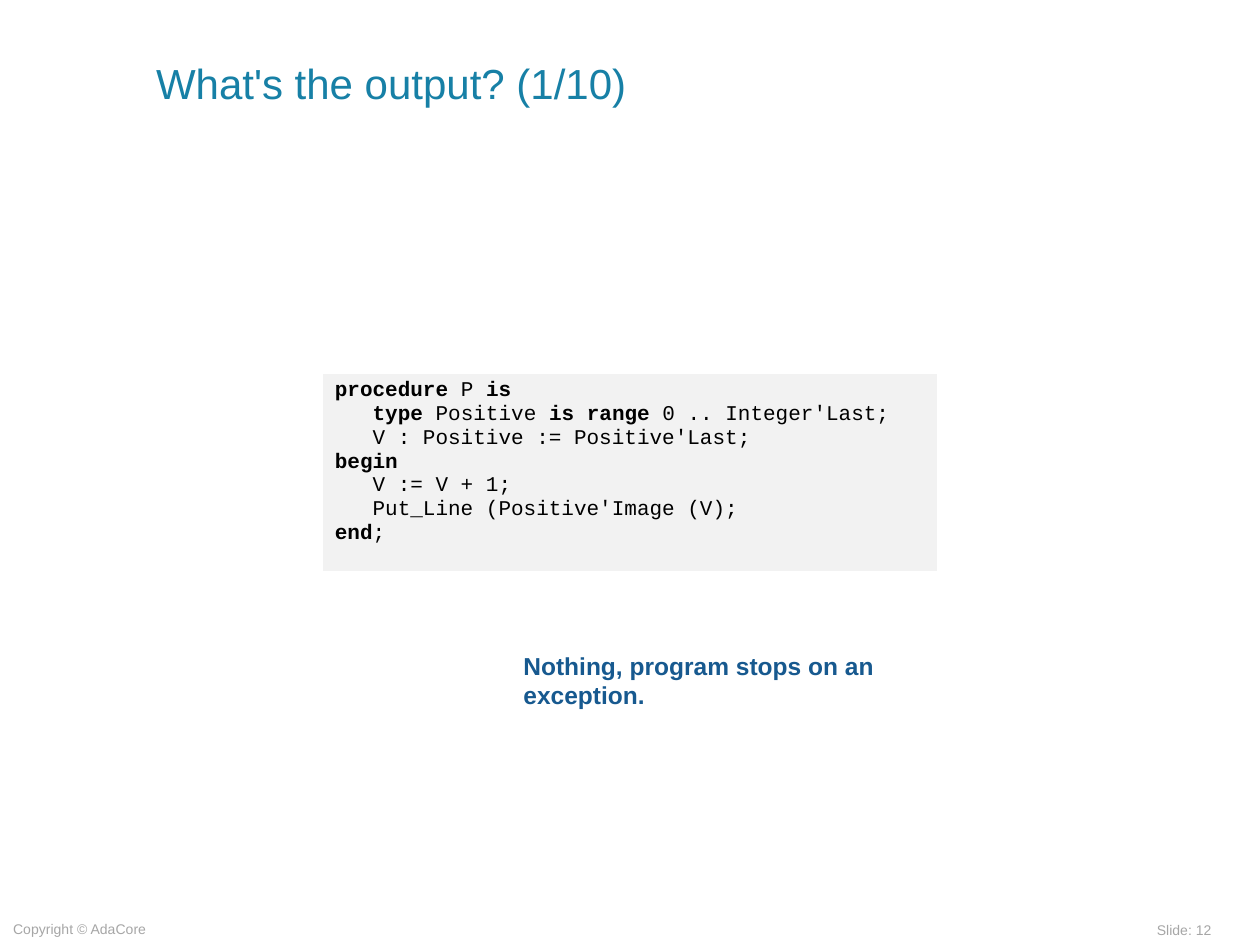
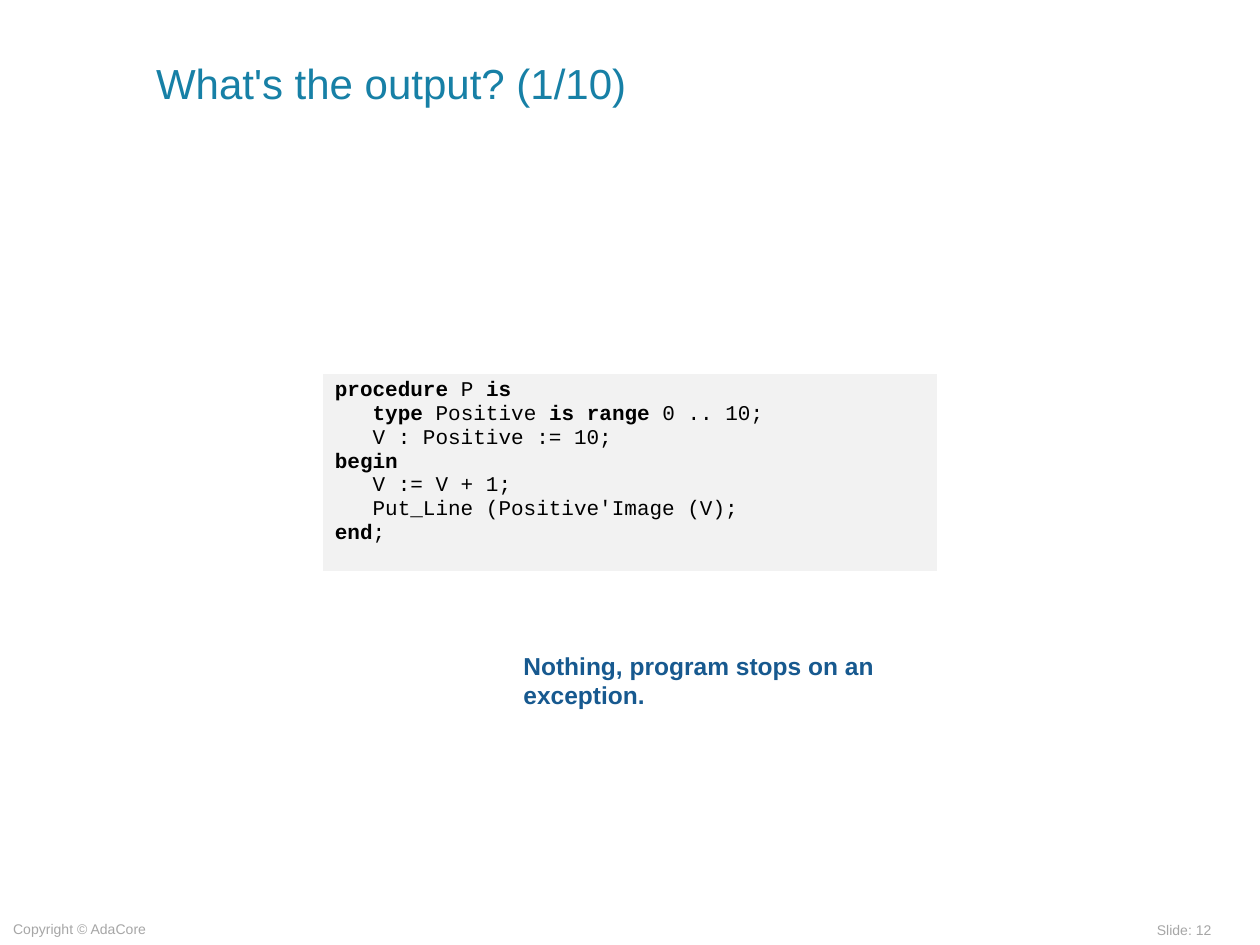
Before and after one commit to AdaCoreU/Courses, a slide deck: slide 12 of lectures/03_Programming_in_the_Large/01_Exceptions/slides/Exceptions.ppt. Drawn at 1260x945 pixels with LibreOffice and Linux fonts; fonts in the diff are those of the drawing; background and template pictures are left out. Boxes give left, top, right and bottom in pixels: in the first picture for what was removed or moved away, otherwise in the second. Text is boxed around its words. In the diff, an @@ line names an element or a change of style, - is before the commit and + after.

```diff
--- a/lectures/03_Programming_in_the_Large/01_Exceptions/slides/Exceptions.ppt
+++ b/lectures/03_Programming_in_the_Large/01_Exceptions/slides/Exceptions.ppt
@@ table at (x1=323, y1=373, x2=937, y2=572) @@
-row 1, column 1: procedure P is / type Positive is range 0 .. Integer'Last; / V : Positive := Positive'Last; / begin / V := V + 1; / Put_Line (Positive'Image (V); / end;
+row 1, column 1: procedure P is / type Positive is range 0 .. 10; / V : Positive := 10; / begin / V := V + 1; / Put_Line (Positive'Image (V); / end;
```
Also in this commit, not shown: 8 other slides changed.
